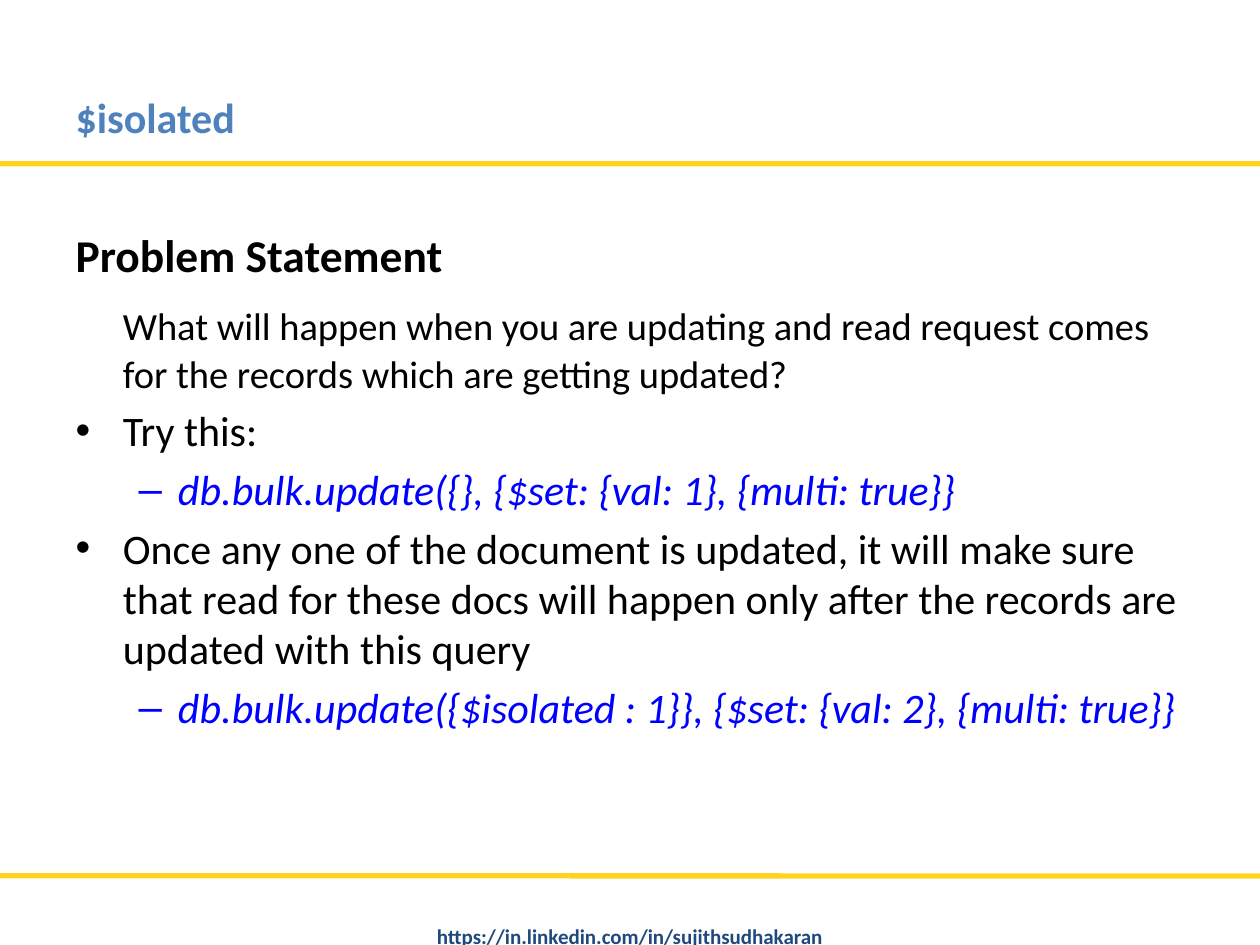
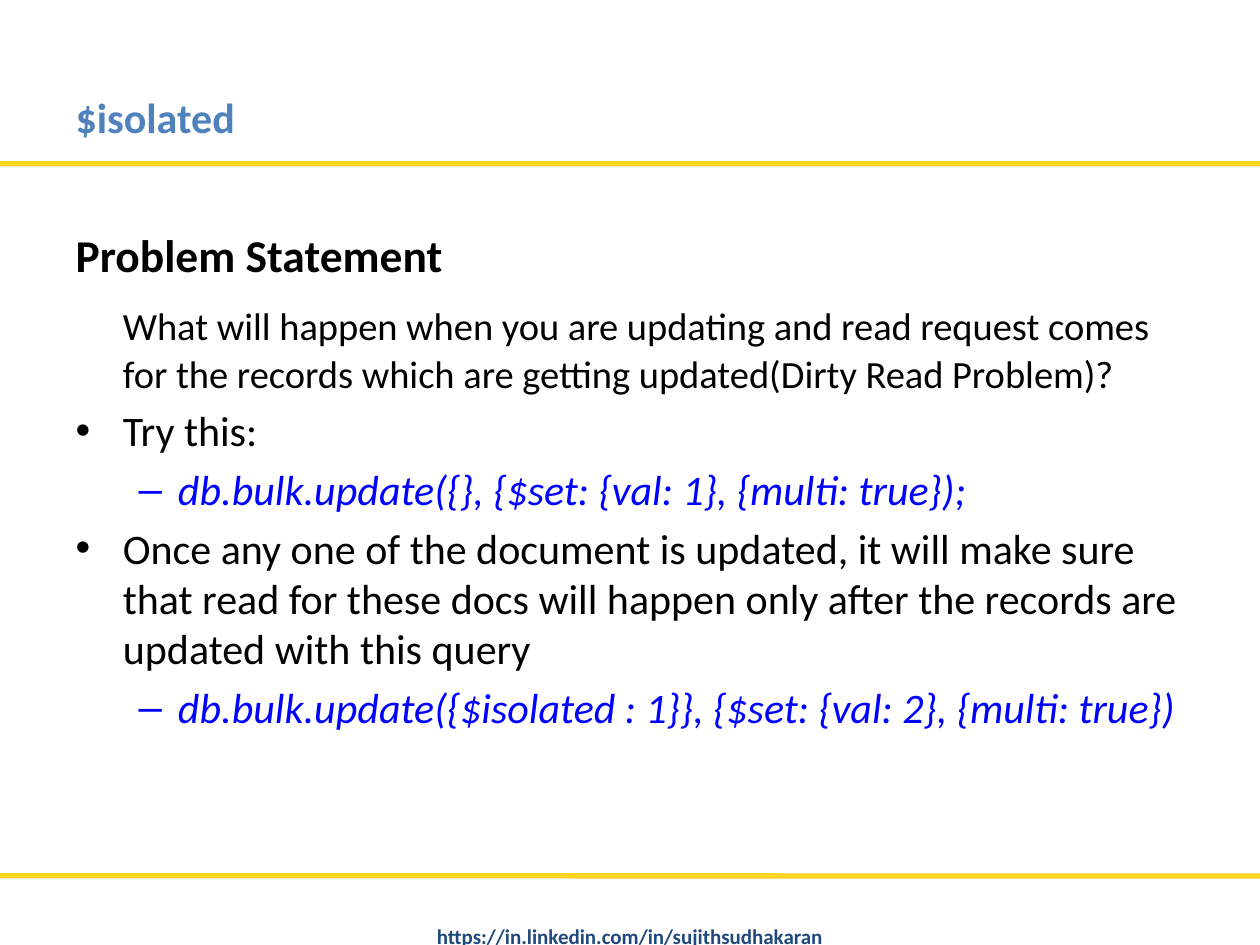
Before and after one commit to nitinmlvya/mongodb-tips-and-advfeatures, a slide deck: slide 8 of MongoDB Tips and Advance Features.pptx. Drawn at 1260x945 pixels with LibreOffice and Linux fonts; fonts in the diff are those of the drawing; background and template pictures are left out. Boxes give left, top, right and bottom in pixels: in the first picture for what was removed or moved away, otherwise in the second. Text is boxed around its words. In the diff, an @@ line names an element or a change of style, - is before the commit and + after.

```diff
--- a/MongoDB Tips and Advance Features.pptx
+++ b/MongoDB Tips and Advance Features.pptx
@@ text at [123, 313, 1149, 395]: text changed @@
-What will happen when you are updating and read request comes for the records which are getting updated?
+What will happen when you are updating and read request comes for the records which are getting updated(Dirty Read Problem)?
@@ text at [178, 474, 966, 512]: text changed @@
-  – db.bulk.update({}, {$set: {val: 1}, {multi: true}}
+  – db.bulk.update({}, {$set: {val: 1}, {multi: true});
@@ text at [178, 692, 1175, 730]: text changed @@
-  – db.bulk.update({$isolated : 1}}, {$set: {val: 2}, {multi: true}}
+  – db.bulk.update({$isolated : 1}}, {$set: {val: 2}, {multi: true})
```
Also in this commit, not shown: 4 other slides changed, 3 other files.
